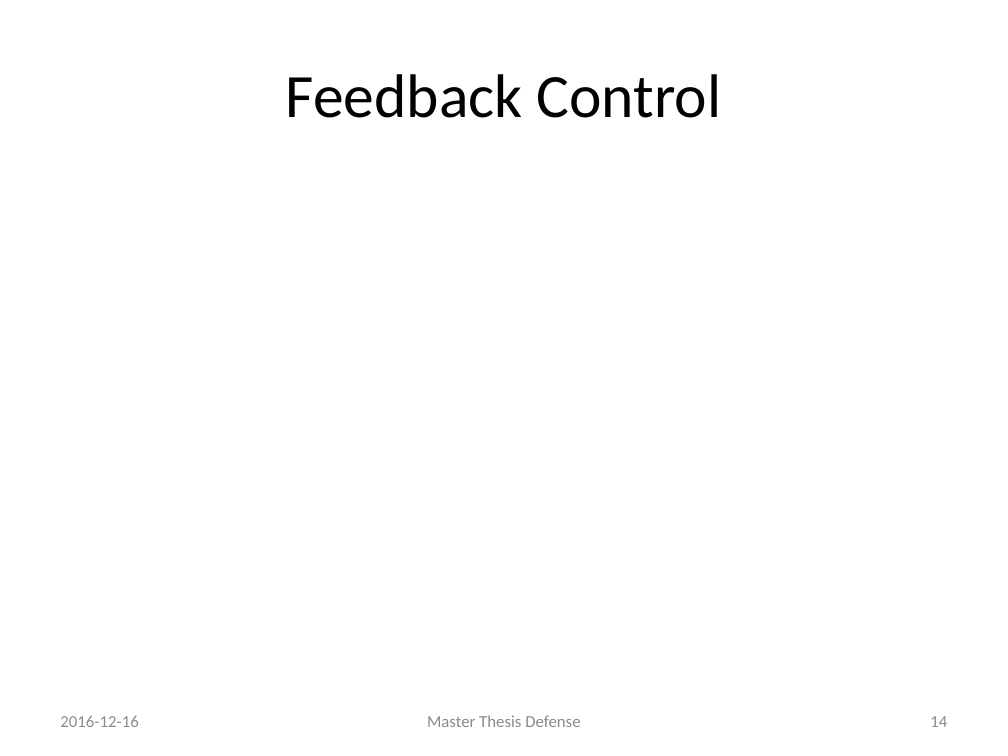
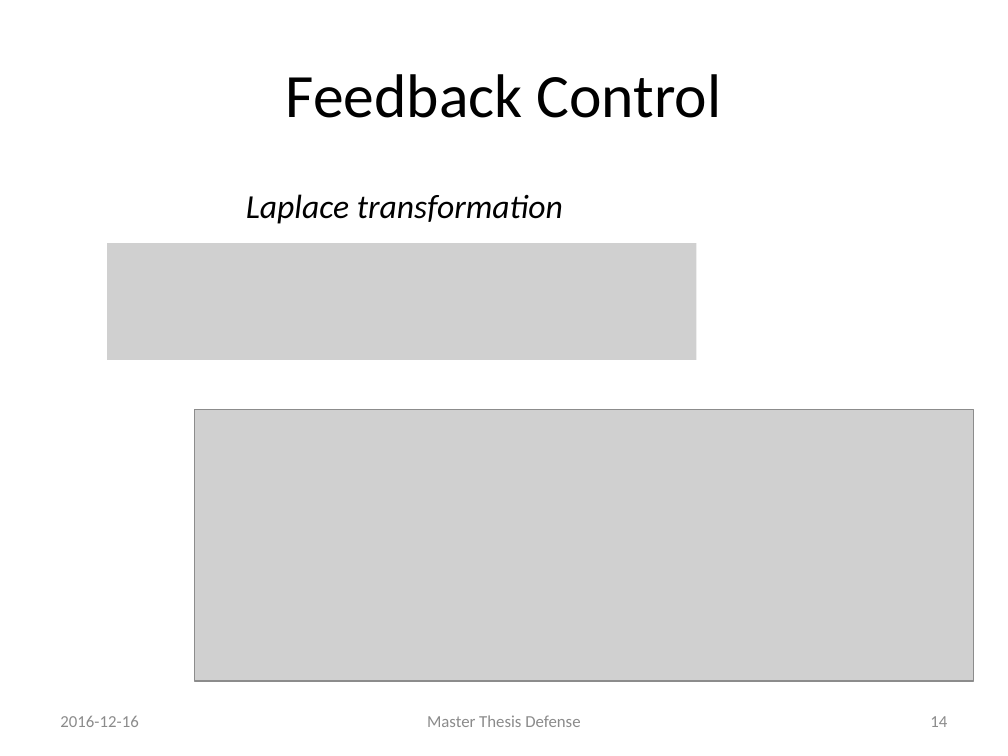
Before and after one commit to rvanheest/Thesis-Feedback-Control-Report-and-Presentation, a slide deck: slide 15 of presentation/Presentation.pptx. Drawn at 1008x756 pixels with LibreOffice and Linux fonts; fonts in the diff are those of the drawing; grey boxes stand for pictures. Boxes give left, top, right and bottom in pixels: in the first picture for what was removed or moved away, otherwise in the second. Text is boxed around its words. In the diff, an @@ line names an element or a change of style, - is before the commit and + after.

Commit message:
ball tracker demo slides and pictures

```diff
--- a/presentation/Presentation.pptx
+++ b/presentation/Presentation.pptx
@@ text added at (x1=246, y1=194, x2=563, y2=224), 24 pt, text #000000, italic @@
+Laplace transformation
@@ picture added at (x1=107, y1=243, x2=697, y2=360) @@
@@ picture added at (x1=195, y1=409, x2=974, y2=681) @@
```
Also in this commit, not shown: 5 other slides changed, 2 slides added, 4 other files.
